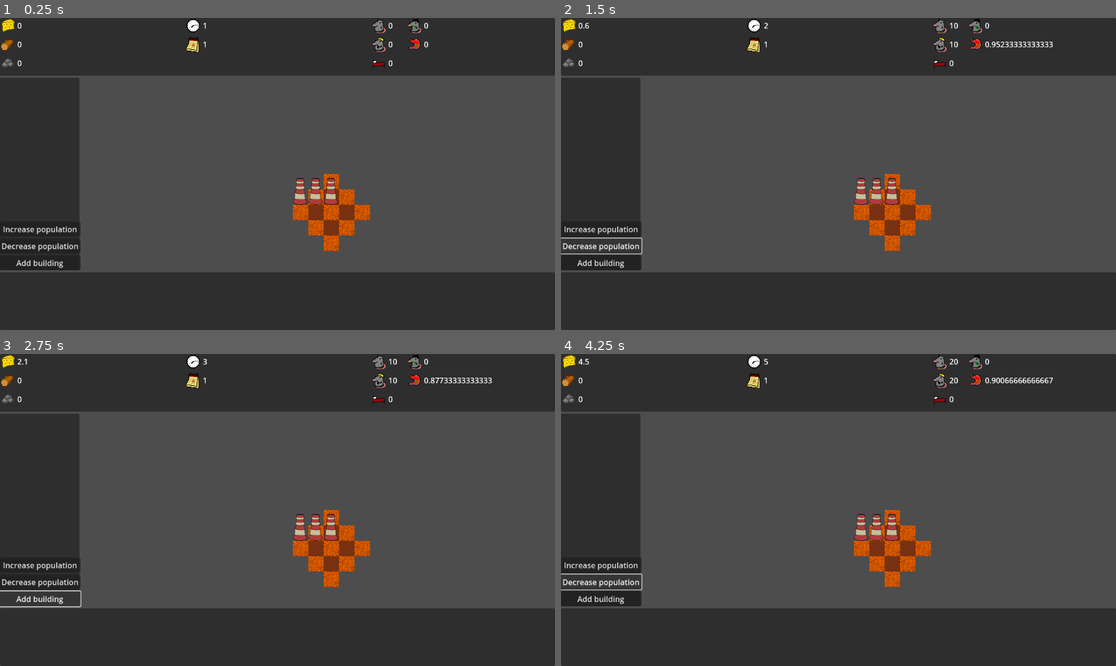
Above: before the commit, frames 1-4 (two rows, left to right).
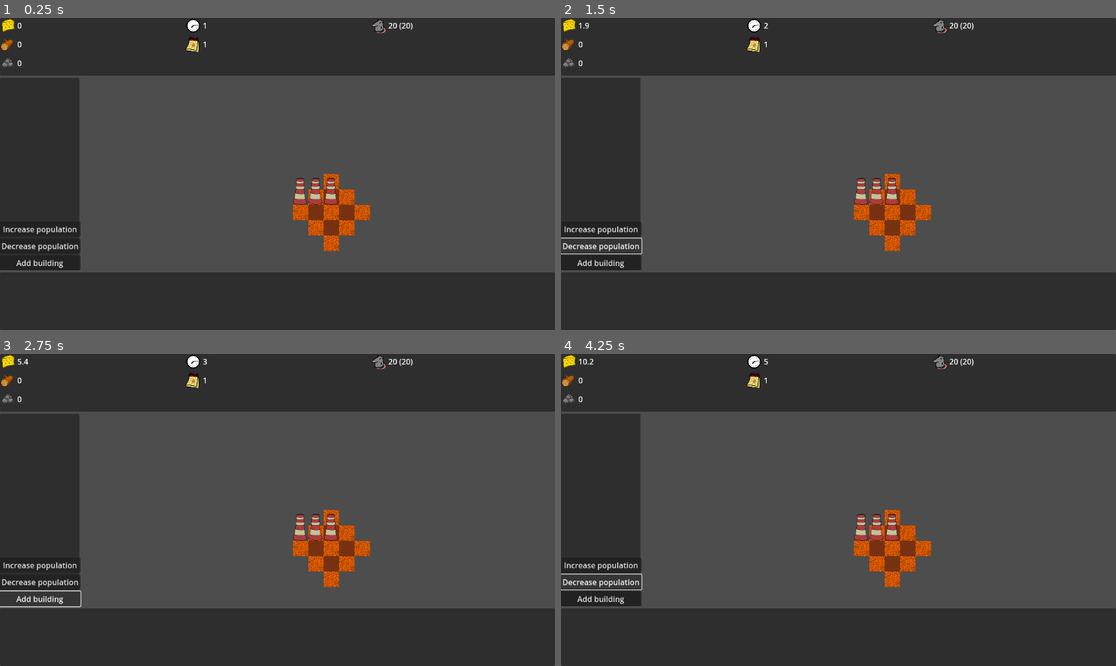
Above: after the commit, the same moments.

Repository: Roling551/td
Game: Godot game, scene res://scenes/node_2d.tscn
Two runs of this game, one before a commit and one after it. Both use one fixed random seed, a clock stepped at 60 frames per second and the inputs below.
Inputs:
- Up to frame 1 (0.25 s): no input
- Up to frame 2 (1.5 s): click "Increase population" at 0.5 s; click "Decrease population" at 1.25 s
- Up to frame 3 (2.75 s): click "Add building" at 2 s
- Up to frame 4 (4.25 s): click "Increase population" at 2.75 s; click "Decrease population" at 3.5 s

The runs differ from the first frame. In frame 1, 0.3% of the frame differs, in the area x 66-78%, y 0-17%; in frame 2, 0.4%; in frame 3, 0.4%; in frame 4, 0.5%, in the area x 3-89%, y 0-17%.

Commit message:
Refactor resources item. Changes to population

Diff:
--- a/TimeContainer.gd
+++ b/TimeContainer.gd
@@ -1,6 +1,5 @@
 extends VFlowContainer
 
-@onready var resource_item_prototype = preload("res://scenes/resource_item.tscn")
 @onready var time_sprite = preload("res://sprites/resource_sprites/time.png")
 @onready var date_sprite = preload("res://sprites/resource_sprites/date.png")
 
@@ -12,18 +11,14 @@
 var day = 1
 
 func _ready():
-	time_item = resource_item_prototype.instantiate()
-	add_child(time_item)
-	time_item.set_icon(time_sprite)
+	time_item = ControlUtil.create_resource_item(self, time_sprite, func():return str(time))
 
-	date_item = resource_item_prototype.instantiate()
-	add_child(date_item)
-	date_item.set_icon(date_sprite)
+	date_item = ControlUtil.create_resource_item(self, date_sprite, func():return str(day))
 	update()
 
 func update():
-	time_item.set_text(str(time))
-	date_item.set_text(str(day))
+	time_item.update()
+	date_item.update()
 
 func proceed_hour():
 	if time % 24 == 0:
--- a/scripts/AssignPopulationAlgorithms.gd
+++ b/scripts/AssignPopulationAlgorithms.gd
@@ -1,27 +1,16 @@
 extends Node
 class_name AssignPopulationAlgorithms
 
-static func assign_equally(population, working_population, resting_population, unemployed_population, buildings, city):
-	var population_wanting_work = []
-	working_population.clear()
-	resting_population.clear()
-	unemployed_population.clear()
-	for citizen in population:
-		if citizen.want_to_work():
-			population_wanting_work.append(citizen)
-		else:
-			resting_population.append(citizen)
+static func assign_equally(population_container: PopulationContainer, resources_container: ResourcesContainer, buildings):
+	var group = population_container.citizen_groups["settlers"]
+	var avaliable_population = group.avaliable_population
 
-	var needed_workers_num = 0
-	city.reset_population()
 	for building in buildings:
 		if building.building_components.has("population"):
 			building.building_components["population"].reset_population()
 
-	Util.divide_list_into_requesters(
-		population_wanting_work,
-		working_population,
-		unemployed_population,
+	Util.divide_integer_resource_proportianlly_to_request(
+		avaliable_population,
 		buildings,
 		func(requester):
 			if requester.building_components.has("population"):
@@ -30,8 +19,5 @@
 				return 0,
 		func(requester, to_assign):
 			if requester.building_components.has("population"):
-				requester.building_components["population"].assign_population(to_assign)
+				requester.building_components["population"].assign_population(GroupPart.new(group, to_assign))
 	)
-
-	city.assign_population(resting_population)
-	city.assign_population(unemployed_population)
--- a/scripts/Citizen.gd
+++ /dev/null
@@ -1,23 +0,0 @@
-extends Node
-class_name Citizen
-
-var needs = {
-	"restness": 1.0,
-	"satiety": 1.0
-}
-
-func want_to_work():
-	return needs["restness"] > 0.5 && needs["satiety"] > 0.5
-
-func work(intensity):
-	needs["restness"] = clamp(needs["restness"]-intensity*0.1/GlobalConst.frame_per_hour, 0.0, 1.0)
-	needs["satiety"] = clamp(needs["satiety"]-intensity*0.02/GlobalConst.frame_per_hour, 0.0, 1.0)
-
-func rest(quality):
-	needs["restness"] = clamp(needs["restness"]+quality*0.1/GlobalConst.frame_per_hour, 0.0, 1.0)
-
-func feed(food_amount):
-	needs["satiety"] = clamp(needs["satiety"]+food_amount, 0.0, 1.0)
-
-func action():
-	needs["satiety"] = clamp(needs["satiety"]-0.04/GlobalConst.frame_per_hour, 0.0, 1.0)
--- a/scripts/City.gd
+++ /dev/null
@@ -1,20 +0,0 @@
-extends Node
-class_name City
-
-var population_container
-
-var label
-var assigned_population = []
-
-func _init(_population_container):
-	population_container = _population_container
-
-func reset_population():
-	assigned_population = []
-
-func assign_population(population):
-	assigned_population.append_array(population)
-
-func action():
-	for citizen in assigned_population:
-		citizen.rest(1.0)
--- /dev/null
+++ b/scripts/ControlUtil.gd
@@ -0,0 +1,11 @@
+extends Node
+class_name ControlUtil
+
+const resource_item_prototype = preload("res://scenes/resource_item.tscn")
+
+static func create_resource_item(obj, sprite, update_method):
+	var resource_item = resource_item_prototype.instantiate()
+	obj.add_child(resource_item)
+	resource_item._set_icon(sprite)
+	resource_item._set_update_method(update_method)
+	return resource_item
--- /dev/null
+++ b/scripts/Group.gd
@@ -0,0 +1,21 @@
+extends Node
+class_name Group
+
+var population
+var avaliable_population
+
+var needs = {}
+var needs_state = {}
+
+func _init(_population):
+	population = _population
+	avaliable_population = population
+	_add_need("food", 0.1)
+
+func _add_need(name, amount):
+	needs[name] = amount
+	needs_state[name] = 0.0
+
+func change_population(population_change):
+	population = max(population + population_change, 0)
+	avaliable_population = population
--- /dev/null
+++ b/scripts/GroupPart.gd
@@ -0,0 +1,12 @@
+extends Node
+class_name GroupPart
+
+var group: Group
+var population
+
+func _init(_group, _population):
+	group = _group
+	population = _population
+
+func add(group_part):
+	population += group_part.population
--- a/scripts/MainScript.gd
+++ b/scripts/MainScript.gd
@@ -10,7 +10,6 @@
 @onready var buildings_patterns = BuildingsFactory.new().get_buildings_patterns(self)
 @onready var buildings_list = BuildingsList.new()
 @onready var main_ui = MainUI.new(self)
-@onready var city = City.new(population_container)
 
 func add_building(tile_map, tile_position):
 	buildings_list.create_building(buildings_patterns[0], tile_map, tile_position)
@@ -23,9 +22,8 @@
 
 func _physics_process(delta):
 	if time_container.proceed_frame():
-		population_container.assign_population(buildings_list.buildings, city)
+		population_container.assign_population(buildings_list.buildings)
 	buildings_list.building_actions()
-	city.action()
 	population_container.citizens_action()
 	resources_container.update()
 	population_container.update()
--- a/scripts/PopulationContainer.gd
+++ b/scripts/PopulationContainer.gd
@@ -10,41 +10,28 @@
 @onready var bed_sprite = preload("res://sprites/resource_sprites/bed.png")
 @onready var stomach_sprite = preload("res://sprites/resource_sprites/stomach.png")
 
-var population = []
-var working_population = []
-var resting_population = []
-var unemployed_population = []
+var citizen_groups = {}
 
 var resource_items = {}
 
 func _ready():
-	create_resource_item("population", population_sprite, func():return population.size())
-	create_resource_item("working", working_sprite, func():return working_population.size())
-	create_resource_item("rest", bed_sprite, func():return resting_population.size())
-	create_resource_item("unemployed", unemployed_sprite, func():return unemployed_population.size())
-	create_resource_item("satiety", stomach_sprite, func():return Util.get_avg(population, func(citizen): return citizen.needs["satiety"]))
+	citizen_groups["settlers"] = Group.new(20)
+	resource_items[name] =  ControlUtil.create_resource_item(self, population_sprite, func():
+		return str(citizen_groups["settlers"].population, " (", citizen_groups["settlers"].avaliable_population, ")")
+	)
 	update()
 
 func update():
 	for item in resource_items:
-		resource_items[item][0].set_text(str(resource_items[item][1].call()))
-
-func create_resource_item(name, sprite, update_method):
-	var resource_item = resource_item_prototype.instantiate()
-	add_child(resource_item)
-	resource_item.set_icon(sprite)
-	resource_items[name] = [resource_item, update_method]
-	return resource_item
+		resource_items[item].update()
 
 func change_population(population_change):
-	if population_change>0:
-		for i in population_change:
-			population.append(Citizen.new())
+	citizen_groups["settlers"].change_population(population_change)
 
 func citizens_action():
-	for citizen in population:
-		citizen.action()
+	pass
+	#for citizen in population:
+	#	citizen.action()
 
-func assign_population(buildings, city):
-	AssignResourcesToPopulation.basic_assign(self, resource_container)
-	AssignPopulationAlgorithms.assign_equally(population, working_population, resting_population, unemployed_population, buildings, city)
+func assign_population(buildings):
+	AssignPopulationAlgorithms.assign_equally(self, resource_container, buildings)
--- a/scripts/PopultionComponent.gd
+++ b/scripts/PopultionComponent.gd
@@ -6,7 +6,8 @@
 var container
 var label
 var max_population = 10
-var assigned_population = []
+var assigned_group_parts = {}
+var assigned_population_num = 0
 
 func _init(_population_container):
 	population_container = _population_container
@@ -15,8 +16,7 @@
 	return true
 
 func action():
-	for citizen in assigned_population:
-		citizen.work(1.0)
+	pass
 
 func activate_ui(container_):
 	container = container_
@@ -28,13 +28,25 @@
 	c.add_child(label)
 
 func update_ui():
-	label.text = str(assigned_population.size(),"/",max_population)
+	label.text = str(assigned_population_num,"/",max_population)
+
+func set_assigned_population_num():
+	var population_num = 0
+	for group in assigned_group_parts:
+		population_num += assigned_group_parts[group].population
+	assigned_population_num = population_num
 
 func get_wanted_population():
 	return max_population
 
 func reset_population():
-	assigned_population = []
+	assigned_group_parts = {}
+	set_assigned_population_num()
 
-func assign_population(population):
-	assigned_population.append_array(population)
+func assign_population(group_part):
+	var group = group_part
+	if assigned_group_parts.has(group):
+		assigned_group_parts[group].add(group_part)
+	else:
+		assigned_group_parts[group] = group_part
+	set_assigned_population_num()
--- a/scripts/ProductivityComponent.gd
+++ b/scripts/ProductivityComponent.gd
@@ -15,4 +15,4 @@
 	productivity = calculate_productivity()
 
 func calculate_productivity():
-	return float(population_component.assigned_population.size()) / population_component.max_population
+	return float(population_component.assigned_population_num) / population_component.max_population
--- a/scripts/ResourceItem.gd
+++ b/scripts/ResourceItem.gd
@@ -3,8 +3,16 @@
 @onready var label = get_node("HBoxContainer/Label")
 @onready var texture_rect = get_node("HBoxContainer/TextureRect")
 
-func set_icon(icon_texture):
+var update_method
+
+func _set_icon(icon_texture):
 	texture_rect.texture = icon_texture
 
-func set_text(text):
+func _set_text(text):
 	label.text = text
+
+func _set_update_method(method):
+	update_method = method
+
+func update():
+	_set_text(update_method.call())
--- a/scripts/ResourcesContainer.gd
+++ b/scripts/ResourcesContainer.gd
@@ -1,7 +1,5 @@
 extends VFlowContainer
 class_name ResourcesContainer
-
-@onready var resource_item_prototype = preload("res://scenes/resource_item.tscn")
 
 var resource_types = [
 	{
@@ -24,14 +22,12 @@
 func _ready():
 	for resource_type in resource_types:
 		resources[resource_type["name"]] = 0
-		var item = resource_item_prototype.instantiate()
-		add_child(item)
-		item.set_icon(resource_type["sprite"])
+		var item = ControlUtil.create_resource_item(self, resource_type["sprite"], func(): return str(snapped(resources[resource_type["name"]],0.1)))
 		resource_items[resource_type["name"]] = item
 
 func update():
 	for item in resource_items:
-		resource_items[item].set_text(str(snapped(resources[item],0.1)))
+		resource_items[item].update()
 
 func change_resource(resource, change):
 	resources[resource] += change
--- a/scripts/Util.gd
+++ b/scripts/Util.gd
@@ -39,7 +39,36 @@
 			assign_request.call(requester, array_to_divide.slice(assigned_num, assigned_num+1))
 			assigned_num += 1
 
-static func divide_resource_proportianlly_to_request(
+static func divide_integer_resource_proportianlly_to_request(
+	resource_amount,
+	requesters,
+	get_requested_amount,
+	assign_request
+):
+	var whole_needed_amount = 0
+	for requester in requesters:
+		whole_needed_amount += get_requested_amount.call(requester)
+	if resource_amount >= whole_needed_amount:
+		var assigned_num = 0
+		for requester in requesters:
+			var to_assign_num = get_requested_amount.call(requester)
+			assign_request.call(requester, to_assign_num)
+			assigned_num += to_assign_num
+		return resource_amount - whole_needed_amount
+	else:
+		var assigned_num = 0
+		for requester in requesters:
+			var to_assign_num = floor(resource_amount * get_requested_amount.call(requester) / whole_needed_amount)
+			assign_request.call(requester, to_assign_num)
+			assigned_num += to_assign_num
+		for requester in requesters:
+			if assigned_num == resource_amount:
+				break
+			assign_request.call(requester, 1)
+			assigned_num += 1
+		return 0
+
+static func divide_float_resource_proportianlly_to_request(
 	resource_amount,
 	requesters,
 	get_requested_amount,
@@ -67,3 +96,14 @@
 	for item in array:
 		sum += get_amount.call(item)
 	return sum / array.size()
+
+static func subtract_dictionaries(
+	from,
+	subtrahend
+):
+	var lacking_values = {}
+	for key in subtrahend:
+		if from.has_key(key):
+			pass
+		else:
+			lacking_values[key] = subtrahend[key]
